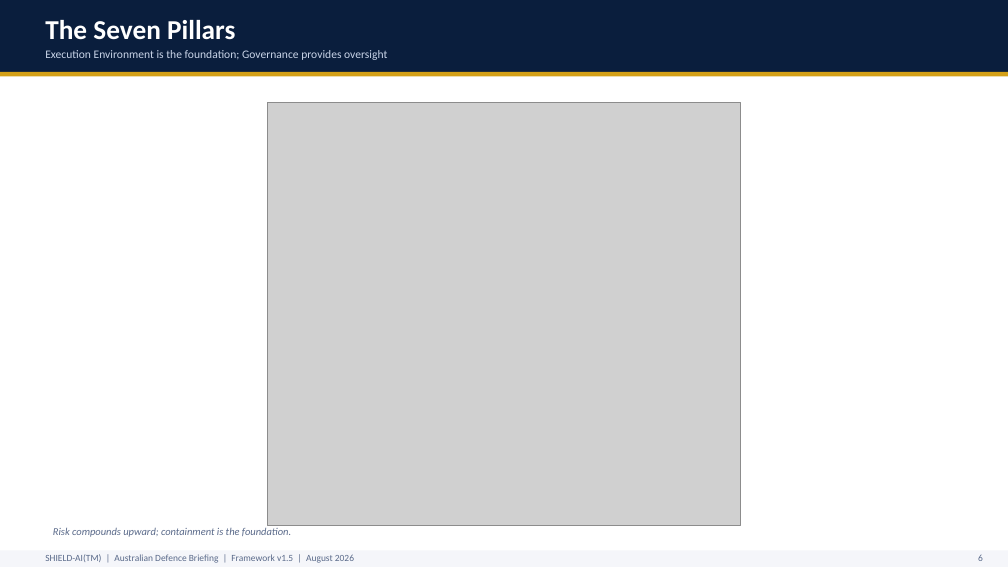
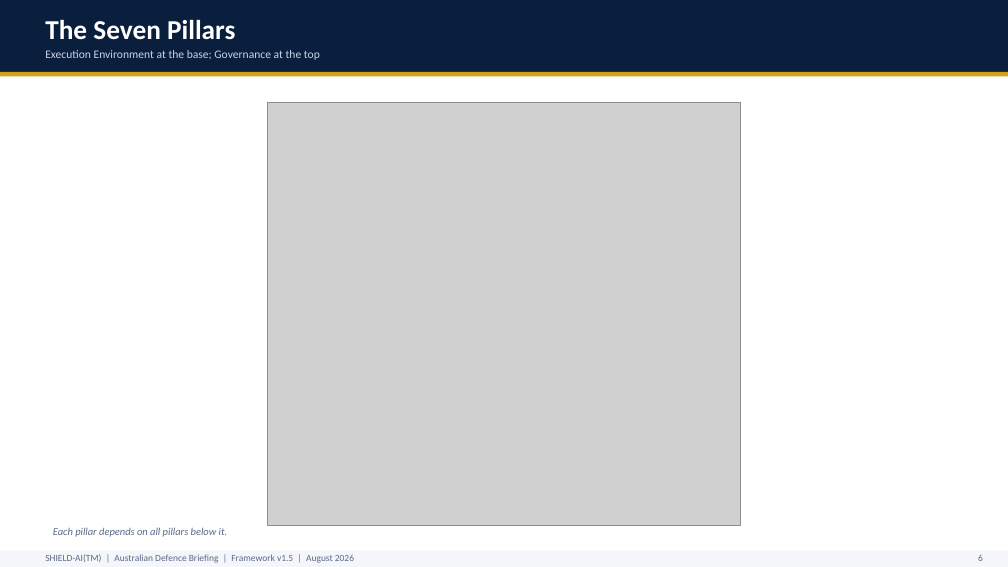
Before and after one commit to monch1962/shield-ai, a slide deck: slide 7 of presentations/shield-ai-deck-defence/shield-ai-deck-defence.pptx. Drawn at 1008x567 pixels with LibreOffice and Linux fonts; fonts in the diff are those of the drawing; grey boxes stand for pictures. Boxes give left, top, right and bottom in pixels: in the first picture for what was removed or moved away, otherwise in the second. Text is boxed around its words. In the diff, an @@ line names an element or a change of style, - is before the commit and + after.

```diff
--- a/presentations/shield-ai-deck-defence/shield-ai-deck-defence.pptx
+++ b/presentations/shield-ai-deck-defence/shield-ai-deck-defence.pptx
@@ text at box(45, 50, 320, 60): text changed @@
-Execution Environment is the foundation; Governance provides oversight
+Execution Environment at the base; Governance at the top
@@ text at box(53, 527, 228, 537): text changed @@
-Risk compounds upward; containment is the foundation.
+Each pillar depends on all pillars below it.
```
Also in this commit, not shown: 21 other slides changed.
